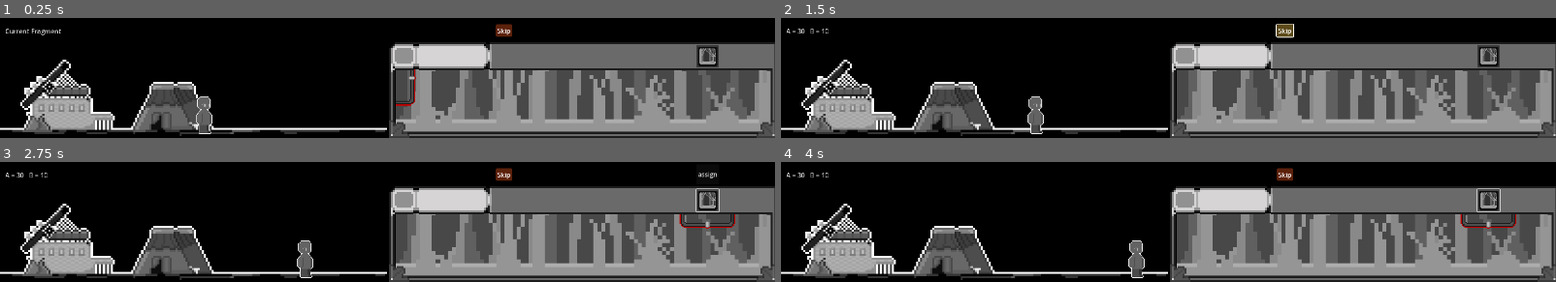
Above: before the commit, frames 1-4 (two rows, left to right).
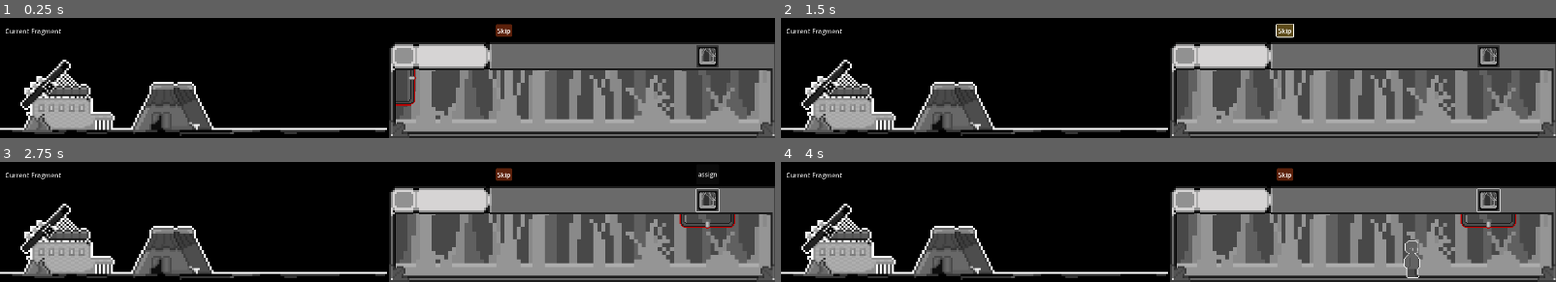
Above: after the commit, the same moments.

Repository: CarolShi417/Sinking
Game: Godot game, scene res://scenes/game.tscn
Same seed, same stepped clock (60 frames per second), same inputs: the game is played once before the commit and once after it. The engine's default icon, where the game draws it, is replaced by a stand-in: a white triangle on a blue panel in a dark square.
Inputs (mouse positions are in pixels of both pictures, inside the frame that each line leads up to):
- Up to frame 1 (0.25 s): no input
- Up to frame 2 (1.5 s): click "Skip" at 0.5 s; click "Skip" at 1.25 s
- Up to frame 3 (2.75 s): click (705, 200) at 2 s
- Up to frame 4 (4 s): click "assign" at 2.75 s; click (1486, 200) at 3.5 s

The runs differ from the first frame. In frame 1, 0.4% of the frame differs, in the area x 25-28%, y 65-97%; in frame 2, 0.7%; in frame 3, 0.7%; in frame 4, 1.2%, in the area x 0-83%, y 8-97%.

Commit message:
时间计时校准；鼠标悬停检测；
计时方式以timer代替delta

Diff:
--- a/scenes/Main Scene.tscn
+++ b/scenes/Main Scene.tscn
@@ -1,18 +1,20 @@
-[gd_scene load_steps=6 format=3 uid="uid://bifojy26oms6a"]
+[gd_scene load_steps=8 format=3 uid="uid://bifojy26oms6a"]
 
 [ext_resource type="Script" uid="uid://crpugobdylrm1" path="res://scripts/system/MainMana.gd" id="1_q0vdo"]
-[ext_resource type="PackedScene" uid="uid://4xr8o0bbp1f0" path="res://scenes/worker.tscn" id="1_qta5i"]
 [ext_resource type="Texture2D" uid="uid://biplkedrl6kx7" path="res://assets/sprites/main/main_bg_black.png" id="4_4mf87"]
 [ext_resource type="Texture2D" uid="uid://bpxckev58574y" path="res://assets/sprites/main/main_tent.png" id="4_q0vdo"]
+[ext_resource type="Texture2D" uid="uid://yrdc066awn0g" path="res://icon.svg" id="5_4mf87"]
 [ext_resource type="Script" uid="uid://dqo2dxt1on6lq" path="res://scripts/MainUIControl.gd" id="6_4mf87"]
+[ext_resource type="Script" uid="uid://drd37gk38d2n5" path="res://scripts/hover_area.gd" id="6_a6v3m"]
+
+[sub_resource type="CapsuleShape2D" id="CapsuleShape2D_axjx3"]
+radius = 109.0
+height = 218.0
 
 [node name="MainScene" type="Node2D"]
 
 [node name="MainManagement" type="Node2D" parent="."]
 script = ExtResource("1_q0vdo")
-
-[node name="Worker" parent="." instance=ExtResource("1_qta5i")]
-position = Vector2(515, 273)
 
 [node name="bg Black" type="Sprite2D" parent="."]
 visible = false
@@ -37,6 +39,7 @@
 offset_top = 233.0
 offset_right = 66.0
 offset_bottom = 273.0
+mouse_filter = 2
 script = ExtResource("6_4mf87")
 
 [node name="HBoxContainer" type="HBoxContainer" parent="Control"]
@@ -49,3 +52,20 @@
 [node name="TotalFragment" type="Label" parent="Control/HBoxContainer"]
 layout_mode = 2
 text = "Current Fragment"
+
+[node name="Sprite2D2" type="Sprite2D" parent="."]
+visible = false
+z_index = 20
+position = Vector2(643, 200)
+texture = ExtResource("5_4mf87")
+
+[node name="Area2D" type="Area2D" parent="Sprite2D2"]
+visible = false
+position = Vector2(621, 283)
+script = ExtResource("6_a6v3m")
+
+[node name="CollisionShape2D" type="CollisionShape2D" parent="Sprite2D2/Area2D"]
+visible = false
+z_index = 20
+position = Vector2(-622, -272)
+shape = SubResource("CapsuleShape2D_axjx3")
--- a/scenes/Map Scene.tscn
+++ b/scenes/Map Scene.tscn
@@ -1,23 +1,24 @@
-[gd_scene load_steps=10 format=3 uid="uid://byehl0v8mev7k"]
+[gd_scene load_steps=12 format=3 uid="uid://byehl0v8mev7k"]
 
+[ext_resource type="Texture2D" uid="uid://yrdc066awn0g" path="res://icon.svg" id="1_hoftg"]
 [ext_resource type="Script" uid="uid://c5oq6u8fxu2gk" path="res://scripts/system/MapMana.gd" id="1_ll262"]
 [ext_resource type="Texture2D" uid="uid://xsiwxu67ifq1" path="res://assets/sprites/map/map_monitor.png" id="3_ll262"]
 [ext_resource type="Script" uid="uid://b2kbq336afajv" path="res://scripts/MapUIControl.gd" id="3_ngqnh"]
-[ext_resource type="PackedScene" uid="uid://4xr8o0bbp1f0" path="res://scenes/worker.tscn" id="4_0mepe"]
+[ext_resource type="Script" uid="uid://dmd43mufbd6bc" path="res://scripts/sprite_2d.gd" id="3_thxfw"]
 [ext_resource type="Script" uid="uid://bn42v0aocptpn" path="res://scripts/Monitor.gd" id="4_7lltf"]
 [ext_resource type="Texture2D" uid="uid://bim31hv1kj1w5" path="res://assets/sprites/map/map_location map.png" id="4_8agqf"]
 [ext_resource type="Texture2D" uid="uid://hs21ne444o05" path="res://assets/sprites/map/map_workplace.png" id="5_7lltf"]
 [ext_resource type="Texture2D" uid="uid://cphjcyu2a1k0w" path="res://assets/sprites/map/map_组合后示意图.png" id="6_hoftg"]
 [ext_resource type="Texture2D" uid="uid://cke6sp6c85y10" path="res://assets/sprites/map/map_button_mapA.png" id="8_thxfw"]
 
+[sub_resource type="CapsuleShape2D" id="CapsuleShape2D_hoftg"]
+radius = 109.0
+height = 218.0
+
 [node name="MapScene" type="Node2D"]
 
 [node name="MapMana" type="Node2D" parent="."]
 script = ExtResource("1_ll262")
-
-[node name="Worker" parent="." instance=ExtResource("4_0mepe")]
-z_index = 3
-position = Vector2(415, 283)
 
 [node name="bg workplace" type="Sprite2D" parent="."]
 z_index = 5
@@ -36,6 +37,7 @@
 anchors_preset = 0
 offset_right = 40.0
 offset_bottom = 40.0
+mouse_filter = 1
 script = ExtResource("3_ngqnh")
 
 [node name="AssignWorkerButton" type="Button" parent="Control"]
@@ -93,10 +95,29 @@
 [node name="FragmentProgressContainer" type="HBoxContainer" parent="."]
 offset_right = 40.0
 offset_bottom = 40.0
+mouse_filter = 2
 
 [node name="ColorRect" type="ColorRect" parent="FragmentProgressContainer"]
 layout_mode = 2
 
+[node name="Sprite2D" type="Sprite2D" parent="." node_paths=PackedStringArray("area")]
+visible = false
+z_index = 20
+position = Vector2(656, 152)
+texture = ExtResource("1_hoftg")
+script = ExtResource("3_thxfw")
+area = NodePath("Area2D")
+
+[node name="Area2D" type="Area2D" parent="Sprite2D"]
+visible = false
+position = Vector2(621, 283)
+
+[node name="CollisionShape2D" type="CollisionShape2D" parent="Sprite2D/Area2D"]
+visible = false
+z_index = 20
+position = Vector2(-622, -272)
+shape = SubResource("CapsuleShape2D_hoftg")
+
 [connection signal="pressed" from="Control/AssignWorkerButton" to="Control" method="_on_assign_worker_button_pressed"]
 [connection signal="pressed" from="Control/MapAButton" to="Control" method="_on_MapAButton_pressed"]
 [connection signal="pressed" from="Control/Test_SkipButton" to="MapMana" method="_on_test_skip_button_pressed"]
--- a/scenes/game.tscn
+++ b/scenes/game.tscn
@@ -1,9 +1,10 @@
-[gd_scene load_steps=6 format=3 uid="uid://6qv3hp53uysd"]
+[gd_scene load_steps=7 format=3 uid="uid://6qv3hp53uysd"]
 
 [ext_resource type="Script" uid="uid://bqqr7xipkxims" path="res://scripts/system/GameState.gd" id="1_iywne"]
 [ext_resource type="PackedScene" uid="uid://bifojy26oms6a" path="res://scenes/Main Scene.tscn" id="1_uwrxv"]
 [ext_resource type="Script" uid="uid://cdjumq36jq8o8" path="res://scripts/MainCameraMovement.gd" id="2_lnu2h"]
 [ext_resource type="PackedScene" uid="uid://byehl0v8mev7k" path="res://scenes/Map Scene.tscn" id="2_yqjtg"]
+[ext_resource type="PackedScene" uid="uid://4xr8o0bbp1f0" path="res://scenes/worker.tscn" id="4_iywne"]
 
 [sub_resource type="CompressedTexture2D" id="CompressedTexture2D_lbhrr"]
 
@@ -14,6 +15,7 @@
 offset_right = 1924.0
 offset_bottom = 300.0
 size_flags_horizontal = 4
+mouse_filter = 2
 
 [node name="Management" type="Node" parent="HBoxContainer"]
 script = ExtResource("1_iywne")
@@ -23,6 +25,7 @@
 [node name="MainContainer" type="SubViewportContainer" parent="HBoxContainer"]
 layout_mode = 2
 size_flags_horizontal = 0
+mouse_filter = 2
 
 [node name="bg UI" type="Sprite2D" parent="HBoxContainer/MainContainer"]
 visible = false
@@ -44,6 +47,10 @@
 [node name="MapContainer" type="SubViewportContainer" parent="HBoxContainer"]
 layout_mode = 2
 
+[node name="Worker" parent="HBoxContainer/MapContainer" instance=ExtResource("4_iywne")]
+z_index = 10
+position = Vector2(399, 280)
+
 [node name="SubViewport" type="SubViewport" parent="HBoxContainer/MapContainer"]
 transparent_bg = true
 handle_input_locally = false
--- a/scenes/worker.tscn
+++ b/scenes/worker.tscn
@@ -16,15 +16,16 @@
 }]
 
 [sub_resource type="CapsuleShape2D" id="CapsuleShape2D_vwx2a"]
-radius = 23.0
-height = 96.0
+radius = 57.0
+height = 114.0
 
-[sub_resource type="CapsuleShape2D" id="CapsuleShape2D_4n0ys"]
-radius = 23.0
-height = 96.0
+[sub_resource type="CapsuleShape2D" id="CapsuleShape2D_sb737"]
+radius = 79.0
+height = 160.0
 
 [node name="CharacterBody2D" type="CharacterBody2D"]
 z_index = 5
+input_pickable = true
 script = ExtResource("1_sb737")
 
 [node name="AnimatedSprite2D" type="AnimatedSprite2D" parent="."]
@@ -41,6 +42,9 @@
 script = ExtResource("3_sb737")
 
 [node name="CollisionShape2D" type="CollisionShape2D" parent="HoverArea"]
-position = Vector2(2, -56)
-shape = SubResource("CapsuleShape2D_4n0ys")
-debug_color = Color(0.8543189, 0.0008028209, 0.89100504, 0.41960785)
+z_index = 20
+position = Vector2(1, -56)
+shape = SubResource("CapsuleShape2D_sb737")
+debug_color = Color(0.8825655, 0.0003398031, 0.81741947, 0.41960785)
+
+[connection signal="mouse_entered" from="." to="." method="_on_mouse_entered"]
--- a/scripts/WorkerMovement.gd
+++ b/scripts/WorkerMovement.gd
@@ -11,6 +11,8 @@
 var moving := false #判断worker是否移动
 var direction := 1 #1=右
 
+#func _ready() -> void:
+	#mouse_entered.connect(_on_mouse_entered)
 
 #如何移动
 func _physics_process(_delta): #Godot 每一帧“物理更新”都会自动调用这个函数
--- a/scripts/hover_area.gd
+++ b/scripts/hover_area.gd
@@ -1,8 +1,8 @@
 extends Area2D
 
 signal hover_changed(active)#发射鼠标是否悬停在worker上的信号
-
-
+#
+#
 func _ready():
 	mouse_entered.connect(_on_mouse_entered)
 	mouse_exited.connect(_on_mouse_exited)
@@ -10,7 +10,9 @@
 #鼠标进入感应区
 func _on_mouse_entered():
 	hover_changed.emit(true)
+	print("Mouse Entered HoverArea")
 
 #鼠标离开感应区
 func _on_mouse_exited():
 	hover_changed.emit(false)
+	print("Mouse Exited")
--- /dev/null
+++ b/scripts/sprite_2d.gd
@@ -0,0 +1,16 @@
+extends Sprite2D
+
+@export var area: Area2D
+
+func _ready():
+	if area == null:
+		for child in get_children():
+			if child is Area2D:
+				area = child
+				break
+	area.mouse_entered.connect(toggle_highlight.bind(true))
+	area.mouse_exited.connect(toggle_highlight.bind (false))
+
+func toggle_highlight(on: bool):
+	modulate = '#d2dae2' if on else '#808e9b'
+	print("....")
--- a/scripts/system/MainMana.gd
+++ b/scripts/system/MainMana.gd
@@ -1,20 +1,20 @@
 extends Node2D
 
-@onready var worker_resting = $"../Worker"
-
-# Called when the node enters the scene tree for the first time.
-func _ready() -> void:
-	worker_resting.show()                       # 显示 worker
-	worker_resting.position = Vector2(480,300)  # 设置初始坐标
-	print(worker_resting.position)
-	worker_resting.start_move()
-
-func _on_worker_state_changed(state):
-	print("worker state changed:", state)
-
-func _process(_delta) -> void:
-	if GameState.worker_state == GameState.WorkerState.Resting:
-		worker_resting.show()
-		worker_resting.start_move()
-	else:
-		worker_resting.hide()
+#@onready var worker_resting = $"../Worker"
+#
+## Called when the node enters the scene tree for the first time.
+#func _ready() -> void:
+	#worker_resting.show()                       # 显示 worker
+	#worker_resting.position = Vector2(480,300)  # 设置初始坐标
+	#print(worker_resting.position)
+	#worker_resting.start_move()
+#
+#func _on_worker_state_changed(state):
+	#print("worker state changed:", state)
+	#
+#func _process(_delta) -> void:
+	#if GameState.worker_state == GameState.WorkerState.Resting:
+		#worker_resting.show()
+		#worker_resting.start_move()
+	#else:
+		#worker_resting.hide()
--- a/scripts/system/MapMana.gd
+++ b/scripts/system/MapMana.gd
@@ -1,18 +1,33 @@
 extends Node2D
 
-@onready var worker_working = $"../Worker" #申明worker
+@onready var worker_working = $"../../../Worker" #申明worker
 #@onready var worker_resting = $Worker
 @onready var control = $"../Control" #申明UI
+@onready var hover_area = worker_working.get_node("HoverArea")
 
-# Working State
-var work_time := 0.0
-const work_duration := 300.0 #单次探索工作时间为10分钟
-const work_speed := 0.20 #正常获取碎片效率为0.2个/秒
-const work_speed_monitor = 1.20 #monitor状态增益
 
-# Resting State
-var rest_time := 0.0
-const rest_duration := 600.0 #worker最长待机时间为5分钟
+# ===== Working State 计时=====
+const work_duration := 600.0
+const rest_duration := 300.0
+const step_duration :=5.0
+
+var work_timer : Timer
+var rest_timer : Timer
+var step_timer : Timer
+
+#var work_time := 0.0
+#const work_duration := 600.0 #单次探索工作时间为10分钟
+# ===== Working State 悬停加速 =====
+const work_speed_normal := 0.20 #正常获取碎片效率为0.2个/秒
+const work_speed_monitor_multiplier := 1.20 #monitor状态增益
+var current_speed := work_speed_normal
+#const STEP_TIME := 5.0 #每5s更新一次状态
+#var step_timer := 0.0 #用于计算5秒循环
+var hover_active := false
+
+# ===== Resting State =====
+#var rest_time := 0.0
+#const rest_duration := 300.0 #worker最长待机时间为5分钟
 
 # 正常状态获取碎片数量
 var fragment_A_per_time_mapA := 30
@@ -21,53 +36,125 @@
 
 #测试用 最好挪到UIControl里面
 @onready var test_skip_button = $"../Control/Test_SkipButton"
+var debug_timer := 0.0
 
-# Called when the node enters the scene tree for the first time.
+# 游戏开始运行
 func _ready() -> void:
+	_create_timers()# 创建所有 Timer
 	worker_working.hide()
-	#control.assign_worker_to_mapA.connect(_on_assign_worker_to_mapA)
+	worker_working.position = Vector2(480,300)  # 设置初始坐标
+	control.assign_worker_to_mapA.connect(_on_assign_worker_to_mapA) #接收信号：mapA按钮按下
 	GameState.worker_state_changed.connect(_on_worker_state_changed)
+	hover_area.hover_changed.connect(_on_worker_hover)
+
+func _create_timers():
+
+	# 工作计时器（一次性）
+	work_timer = Timer.new()
+	work_timer.one_shot = true
+	work_timer.timeout.connect(_on_work_finished)
+	add_child(work_timer)
+
+	# 休息计时器（一次性）
+	rest_timer = Timer.new()
+	rest_timer.one_shot = true
+	rest_timer.timeout.connect(start_work)
+	add_child(rest_timer)
+
+	# Step Timer（循环，每 5 秒触发）
+	step_timer = Timer.new()
+	step_timer.one_shot = false
+	step_timer.wait_time = step_duration
+	step_timer.timeout.connect(_on_step_tick)
+	add_child(step_timer)
 
 func _on_worker_state_changed(state):
 	print("worker state changed:", state)
 
-func _process(delta) -> void:
-	if GameState.worker_state == GameState.WorkerState.Working:
-		work_time += delta
-		if work_time >= work_duration:
-			stop_work()
-	else:
-		rest_time += delta
-		if rest_time >= rest_duration:
-			start_work()
+# 每帧调用=update
+#func _process(delta) -> void:
+	#if GameState.worker_state == GameState.WorkerState.Working:
+		#
+		#work_time += delta
+		#step_timer += delta
+		#if step_timer >= STEP_TIME:
+			#step_timer = 0.0
+			#update_work_speed()
+		#if work_time >= work_duration:
+			#stop_work()
+			#
+		## ===== 每秒debug =====
+		#debug_timer += delta
+		#if debug_timer >= 1.0:
+			#debug_timer = 0.0
+			#print("speed:", current_speed, " step:", step_timer)
+	#
+	#else:
+		#rest_time += delta
+		#if rest_time >= rest_duration:
+			#start_work()
 
 
-#按下确认派出员工的按钮
+# Debug：监听 worker 状态变化
 func _on_assign_worker_to_mapA():
 	start_work()
 
 func stop_work():
 	print("时间到")
-	#isWorking = false
+	# 停止所有 Working 相关 timer
+	step_timer.stop()
+	work_timer.stop()
+
+	# 结算碎片
 	GameState.gain_fragment(fragment_A_per_time_mapA, fragment_B_per_time_mapA)
-	work_time = 0.0
-	rest_time = 0.0
+
+	# 停止 worker 行为
 	worker_working.hide()
 	worker_working.stop_move()
+	worker_working.position = Vector2(480,300)  # 设置初始坐标
+
+	# 切换状态为 Resting
 	GameState.set_worker_state(GameState.WorkerState.Resting)
+
+	# 启动休息倒计时
+	rest_timer.start(rest_duration)
 
 func start_work():
 	print("开始工作")
-	work_time = 0.0
-	rest_time = 0.0
-	worker_working.show()
-	worker_working.position = Vector2(480,300)  # 设置初始坐标
-	worker_working.start_move()
+	#work_time = 0.0
+	#rest_time = 0.0
 	GameState.set_worker_state(GameState.WorkerState.Working)
 
+	worker_working.show()
+	worker_working.start_move()
+
+	work_timer.start(work_duration)# 启动工作总时长计时
+	step_timer.start()# 启动 5 秒 tick 循环
+
+#结束工作
+func _on_work_finished():
+	stop_work()
+
+# 每 5 秒触发一次
+func _on_step_tick():
+	#update_work_speed()
+	print("speed:", current_speed)
+
+#接受hover_area的信号，将hover_active的bool值和信号保持一致
+func _on_worker_hover(active):
+	print("HOVER:", active)
+	hover_active = active
+
+# 根据 hover 状态更新速度
+func update_work_speed():
+	if hover_active:
+		current_speed = work_speed_normal * work_speed_monitor_multiplier
+	else:
+		current_speed = work_speed_normal
+
 #用于加速时间的按钮
-func _on_test_skip_button_pressed() -> void:
-	if GameState.worker_state == GameState.WorkerState.Working:
-		work_time = work_duration
-	else:
-		rest_time = rest_duration
+#func _on_test_skip_button_pressed() -> void:
+	#if GameState.worker_state == GameState.WorkerState.Working:
+		#work_time = work_duration
+	#else:
+		#rest_time = rest_duration
Not shown, added: scripts/sprite_2d.gd.uid
